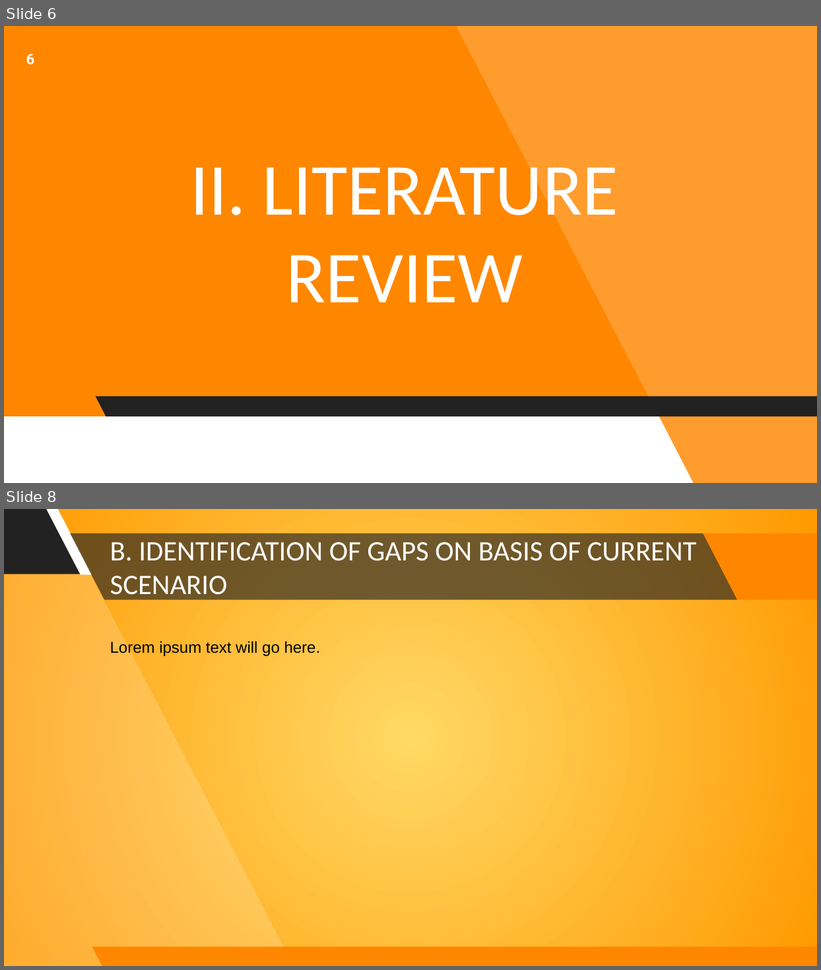
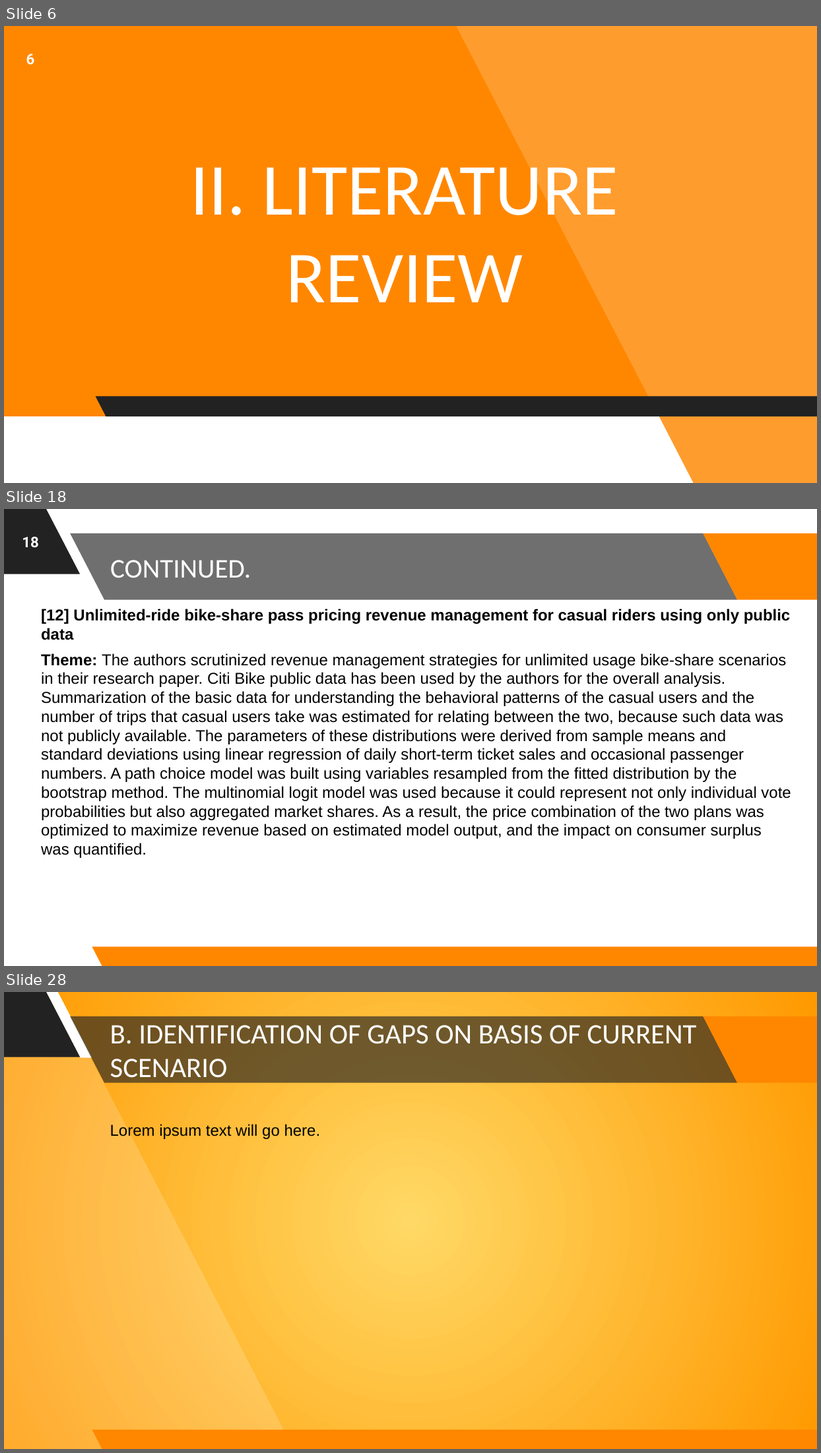
Before and after one commit to astrodestroyergithub/Divvy-Bike-Share, a slide deck: PPTS/19BCE1156_Tamojit_Roy_Capstone_Project_B.Tech_CSE_2019-23_Review-1.pptx. Shown one above the other, each under a label of ours: slides 6 and 8 before the commit, slides 6, 18 and 28 after it; the slides between them are not shown. The pictures are 821x970 and 821x1453 pixels, drawn with LibreOffice and Linux fonts; fonts in the diff are those of the drawing; background and template pictures are left out. Boxes give left, top, right and bottom in pixels: in the first picture for what was removed or moved away, otherwise in the second. Text is boxed around its words. In the diff, an @@ line names an element or a change of style, - is before the commit and + after.

Commit message:
Written Themes-Discoverd-in-Review in Review-1 PPT

```diff
--- a/PPTS/19BCE1156_Tamojit_Roy_Capstone_Project_B.Tech_CSE_2019-23_Review-1.pptx
+++ b/PPTS/19BCE1156_Tamojit_Roy_Capstone_Project_B.Tech_CSE_2019-23_Review-1.pptx
@@ slide 18 added at [4, 509, 817, 966], background picture (left out); not listed: 6 template elements that a slide beside it also shows @@
@@ page number added at [22, 537, 38, 548], 13 pt, text #FFFFFF, bold @@
+18
@@ title added at [110, 560, 251, 578], 24 pt, text #FFFFFF @@
+CONTINUED.
@@ text added at [41, 609, 791, 858], 14 pt, text #000000 @@
+[12] Unlimited-ride bike-share pass pricing revenue management for casual riders using only public data
+Theme: The authors scrutinized revenue management strategies for unlimited usage bike-share scenarios in their research paper. Citi Bike public data has been used by the authors for the overall analysis. Summarization of the basic data for understanding the behavioral patterns of the casual users and the number of trips that casual users take was estimated for relating between the two, because such data was not publicly available. The parameters of these distributions were derived from sample means and standard deviations using linear regression of daily short-term ticket sales and occasional passenger numbers. A path choice model was built using variables resampled from the fitted distribution by the bootstrap method. The multinomial logit model was used because it could represent not only individual vote probabilities but also aggregated market shares. As a result, the price combination of the two plans was optimized to maximize revenue based on estimated model output, and the impact on consumer surplus was quantified.
@@ what was slide 8 is now slide 28 @@
```
Also in this commit, not shown: 6 slides changed, 19 other slides added, 1 other file.
